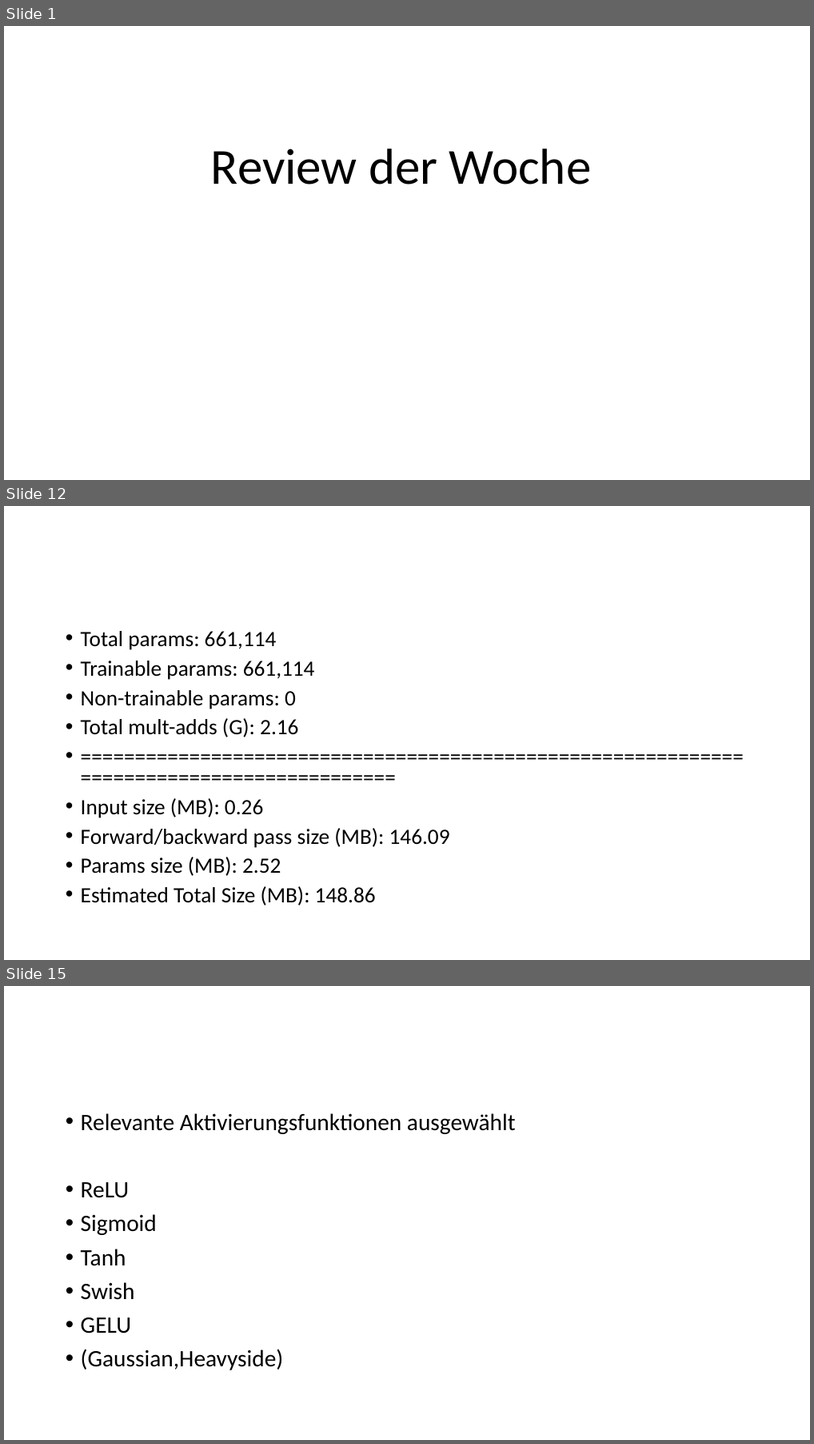
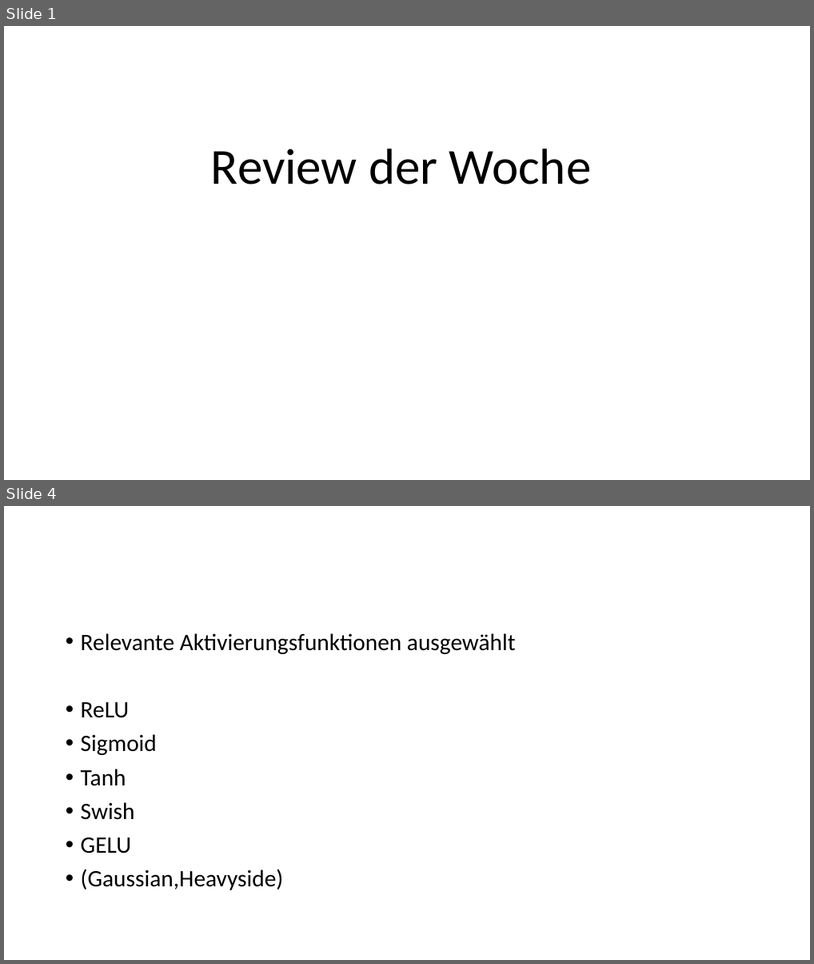
Before and after one commit to resist95/activation-ba, a slide deck: Review der Woche.odp. Shown one above the other, each under a label of ours: slides 1, 12 and 15 before the commit, slides 1 and 4 after it; the slides between them are not shown. The pictures are 814x1444 and 814x964 pixels, drawn with LibreOffice and Linux fonts; fonts in the diff are those of the drawing. Boxes give left, top, right and bottom in pixels: in the first picture for what was removed or moved away, otherwise in the second. Text is boxed around its words. In the diff, an @@ line names an element or a change of style, - is before the commit and + after.

```diff
--- a/Review der Woche.odp
+++ b/Review der Woche.odp
@@ slide 12 removed at (4, 506, 810, 960), background #FFFFFF @@
@@ text removed at (81, 631, 450, 905) @@
-• Total params: 661,114
-• Trainable params: 661,114
-• Non-trainable params: 0
-• Total mult-adds (G): 2.16
-• ==========================================================================================
-• Input size (MB): 0.26
-• Forward/backward pass size (MB): 146.09
-• Params size (MB): 2.52
-• Estimated Total Size (MB): 148.86
@@ what was slide 15 is now slide 4 @@
```
Also in this commit, not shown: 2 slides changed, 2 slides added, 12 other slides removed, 1 other file.
